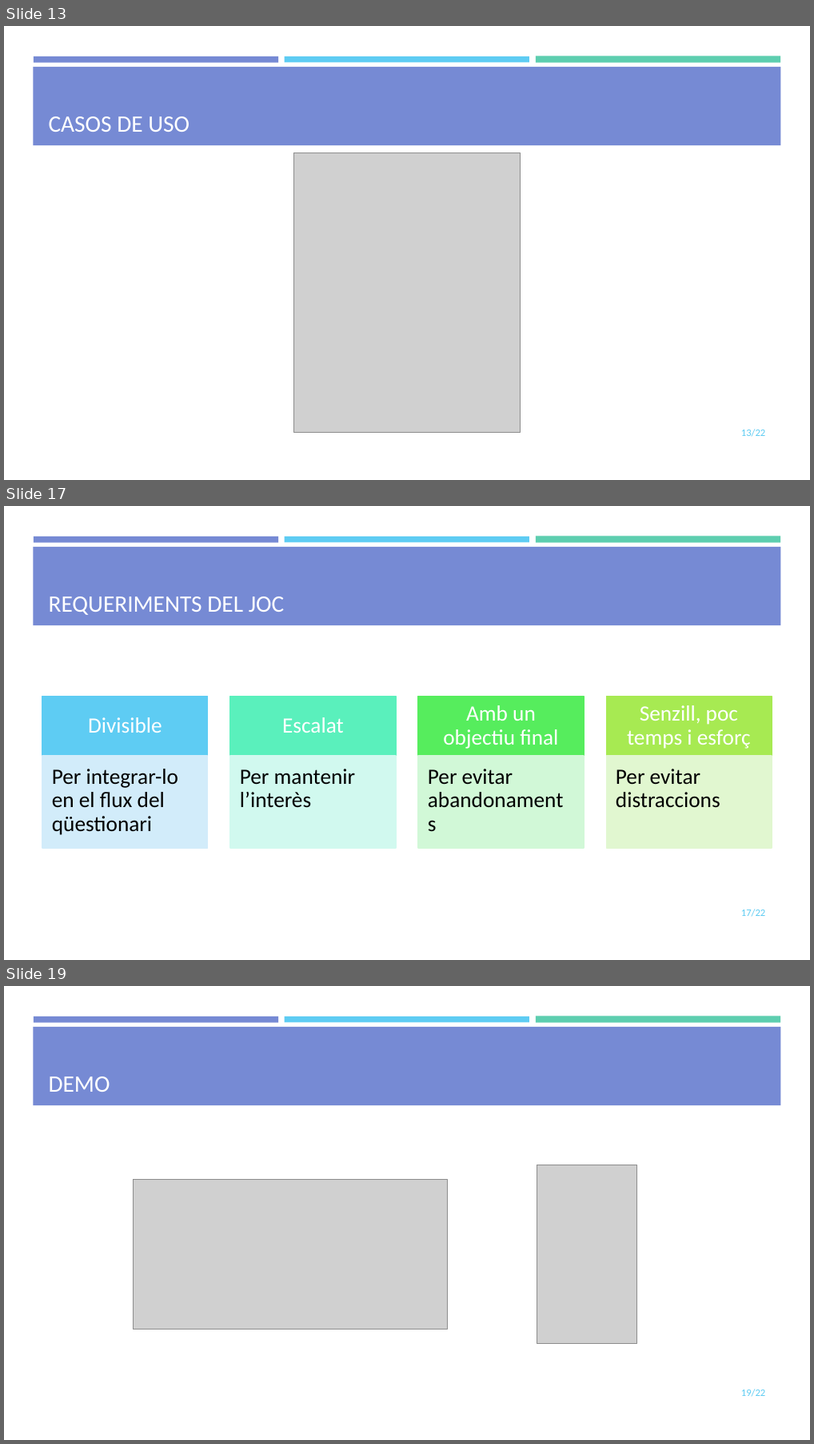
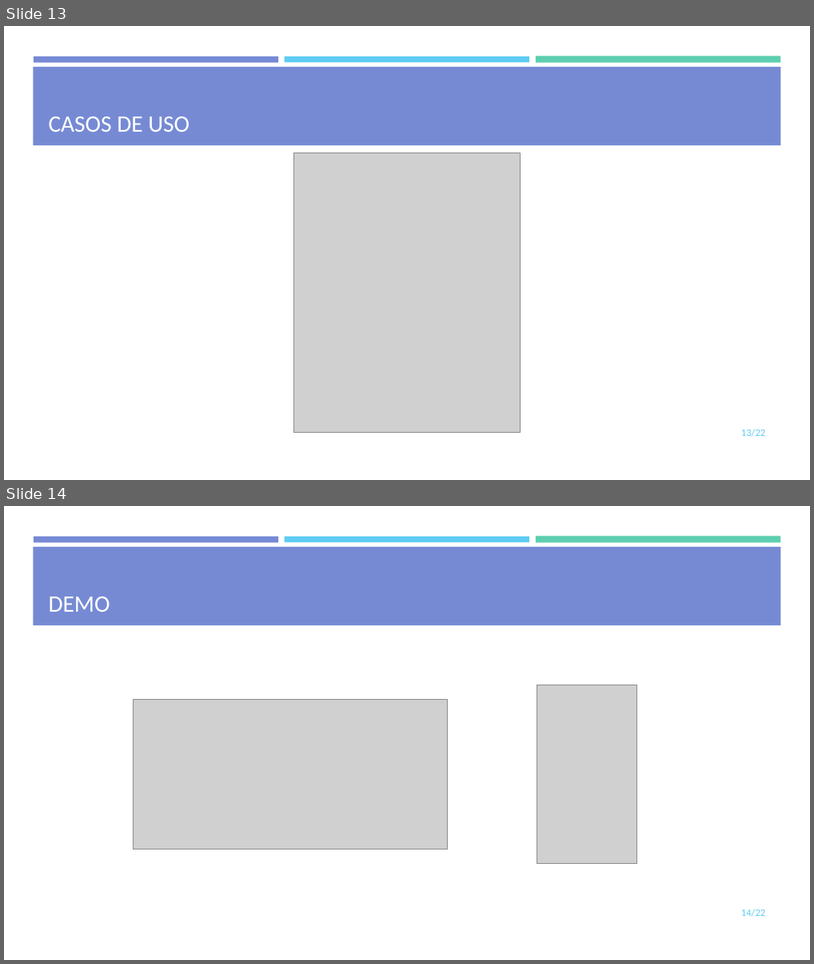
Before and after one commit to mdlunag/tfg, a slide deck: tfg_presentacio.pptx. Shown one above the other, each under a label of ours: slides 13, 17 and 19 before the commit, slides 13 and 14 after it; the slides between them are not shown. The pictures are 814x1444 and 814x964 pixels, drawn with LibreOffice and Linux fonts; fonts in the diff are those of the drawing; grey boxes stand for pictures. Boxes give left, top, right and bottom in pixels: in the first picture for what was removed or moved away, otherwise in the second. Text is boxed around its words. In the diff, an @@ line names an element or a change of style, - is before the commit and + after.

```diff
--- a/tfg_presentacio.pptx
+++ b/tfg_presentacio.pptx
@@ slide 17 removed at bbox=[4, 506, 810, 960], background #FFFFFF; not listed: 4 template elements that a slide beside it also shows @@
@@ title removed at bbox=[49, 596, 284, 615] @@
-REQUERIMENTS DEL JOC
@@ group removed at bbox=[42, 696, 772, 848]: 8 freeform shapes @@
-Divisible
-  Per integrar-lo en el flux del qüestionari
-Escalat
-  Per mantenir l’interès
-Amb un objectiu final
-  Per evitar abandonaments
-Senzill, poc temps i esforç
-  Per evitar distraccions
@@ page number removed at bbox=[742, 908, 766, 916] @@
-17/22
@@ what was slide 19 is now slide 14 @@
@@ page number at bbox=[742, 908, 766, 916]: text changed @@
-19/22
+14/22
```
Also in this commit, not shown: 1 slide changed, 4 other slides removed.
